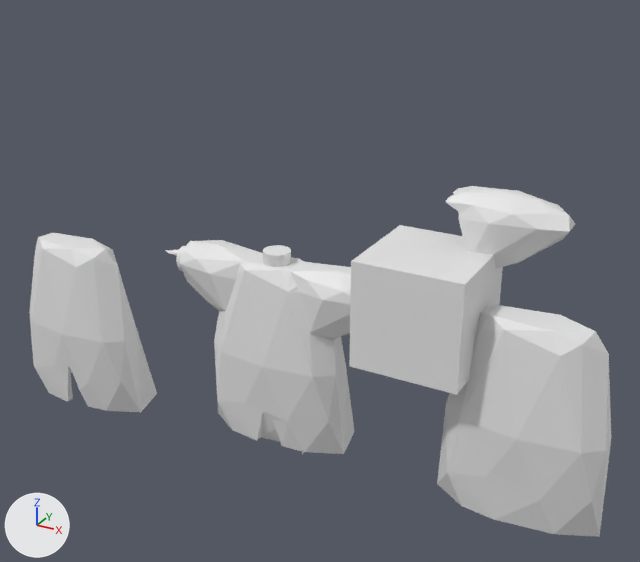
What one commit did to the glTF model maybraid/assets/characters/clothes/proto_robe.glb.
Before and after are seen from a camera (50 mm lens) standing at (3.69, -5.95, 3.77) and looking at (0.13, 0.53, 0.53). Arrows for +X, +Y and +Z are at lower left; the lights stay in place. The older version comes first. Where no turn or scale is listed for an object, it has been applied to the vertices.

Names of what the first picture shows: 'Coat', 'CoatVolume', 'Cube', 'Cylinder', 'Cylinder.001', 'ProtoCoat', 'ProtoNotchCoat', 'SleeveVolume' and 1 more.
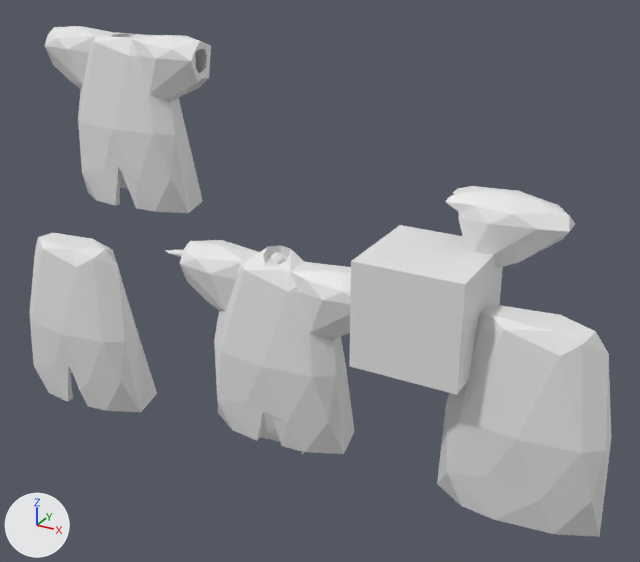
Where the change shows, as pixel boxes (x1, y1, x2, y2) in the pictures (640 x 562 px):
'ProtoSleevedCoat', added: after (44, 26, 211, 213)
'Cylinder.001', deleted: before (263, 245, 291, 267)
'Cylinder', deleted (mostly hidden): before (176, 246, 186, 271)

Diff of the bpy script that builds the scene:
```diff
--- a/maybraid/assets/characters/clothes/proto_robe.glb.py
+++ b/maybraid/assets/characters/clothes/proto_robe.glb.py
@@ ob_cylinder @@
-ob_cylinder = bpy.data.objects.new('Cylinder', me_cylinder)
-ob_cylinder.location = (0.0, 0.0, 0.0)
@@ ob_cylinder_001 @@
-ob_cylinder_001 = bpy.data.objects.new('Cylinder.001', me_cylinder_001)
-ob_cylinder_001.location = (0.0, 0.0, 0.864)
@@ ob_protosleevedcoat @@
+ob_protosleevedcoat = bpy.data.objects.new('ProtoSleevedCoat', me_icosphere_001.copy())  # the mesh of ob_coat
+ob_protosleevedcoat.location = (-2.338, 0.99, 1.588)
```
